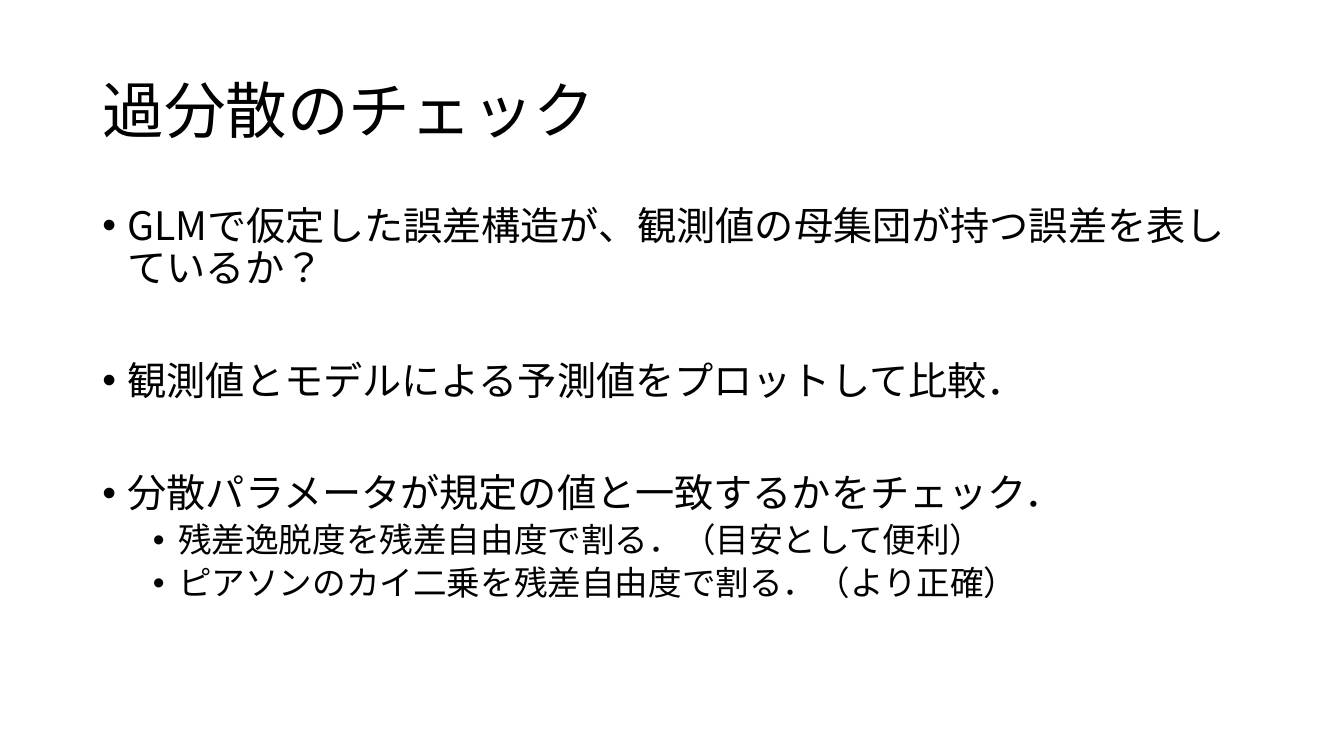
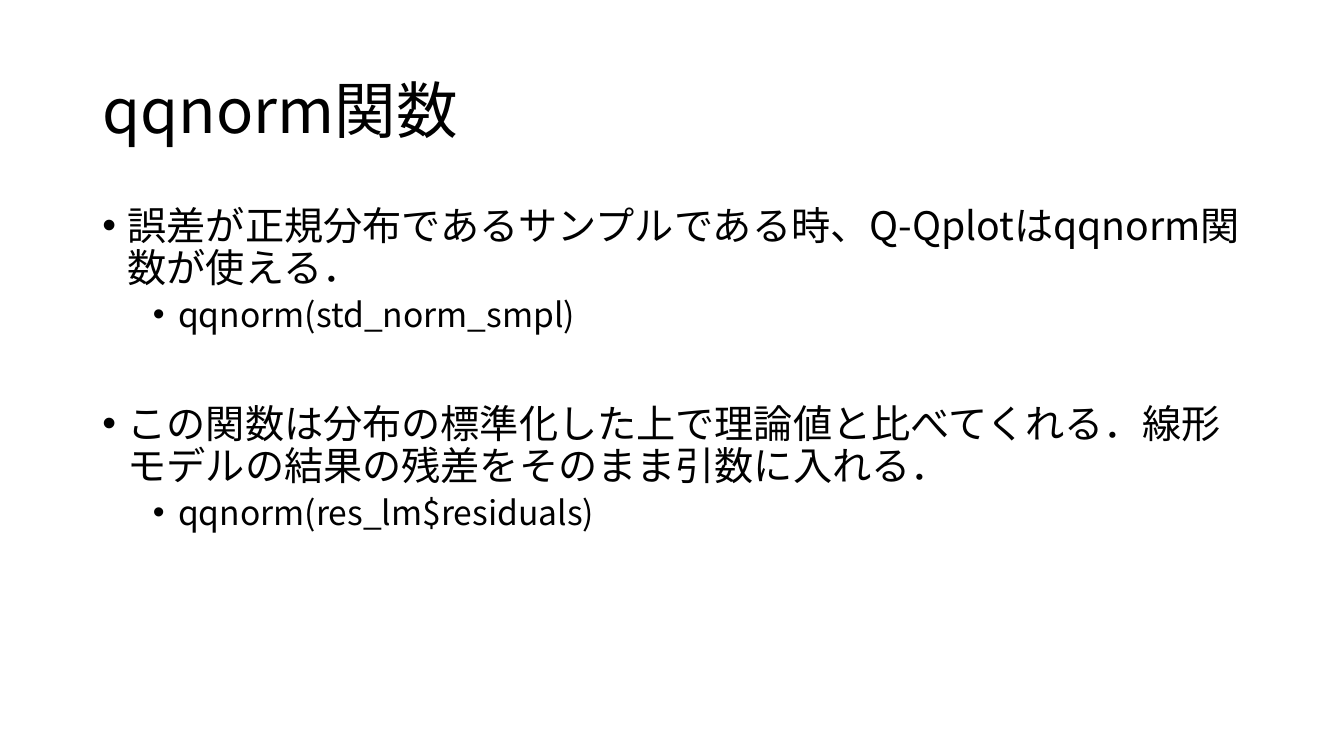
Before and after one commit to KoHMB/Shigen_kensyu_FRA, a slide deck: slide 8 of R/スライド/第27回.pptx (slide 2 before the commit). Drawn at 1344x756 pixels with LibreOffice and Linux fonts; fonts in the diff are those of the drawing. Boxes give left, top, right and bottom in pixels: in the first picture for what was removed or moved away, otherwise in the second. Text is boxed around its words. In the diff, an @@ line names an element or a change of style, - is before the commit and + after.

```diff
--- a/R/スライド/第27回.pptx
+++ b/R/スライド/第27回.pptx
@@ title at (102, 81, 458, 147): text changed @@
-過分散のチェック
+qqnorm関数
@@ text at (128, 207, 1241, 533): text changed @@
-• GLMで仮定した誤差構造が、観測値の母集団が持つ誤差を表しているか？
-• 観測値とモデルによる予測値をプロットして比較．
-• 分散パラメータが規定の値と一致するかをチェック．
-  • 残差逸脱度を残差自由度で割る．（目安として便利）
-  • ピアソンのカイ二乗を残差自由度で割る．（より正確）
+• 誤差が正規分布であるサンプルである時、Q-Qplotはqqnorm関数が使える．
+  • qqnorm(std_norm_smpl)
+• この関数は分布の標準化した上で理論値と比べてくれる．線形モデルの結果の残差をそのまま引数に入れる．
+  • qqnorm(res_lm$residuals)
```
Also in this commit, not shown: 2 other slides changed, 9 slides added, 4 slides removed, 21 other files.
